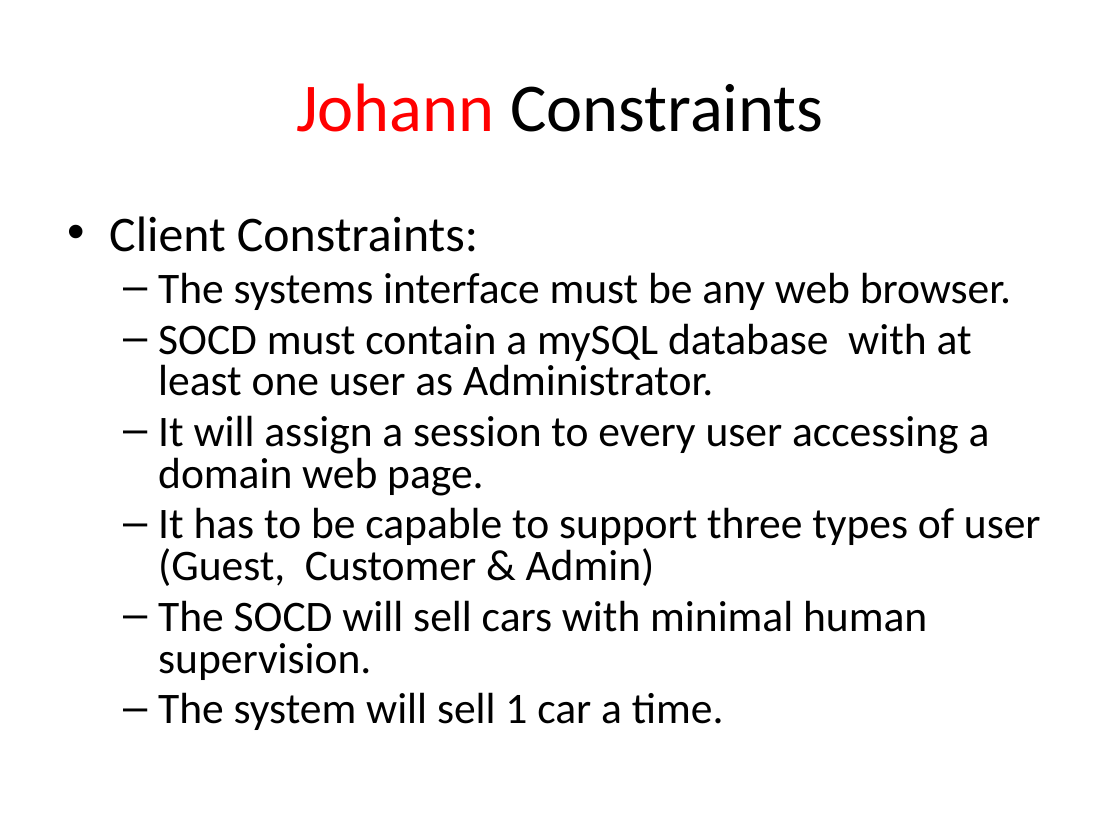
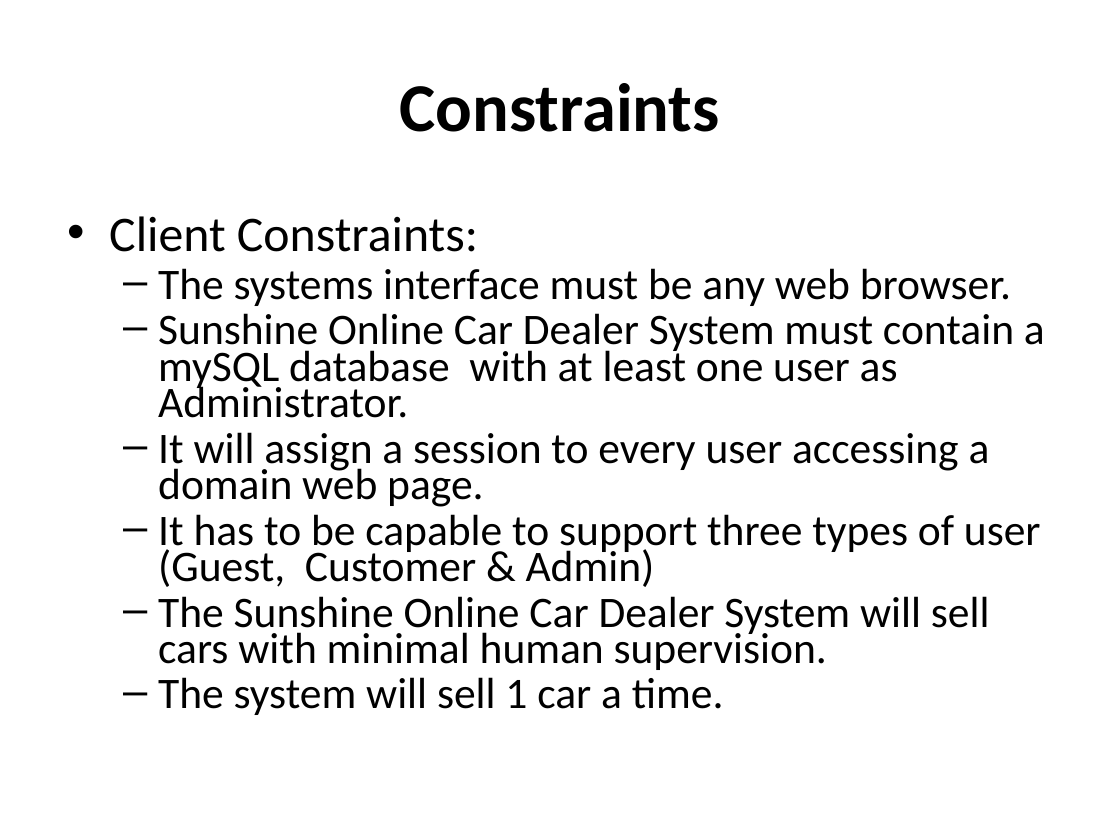
Before and after one commit to cen4010-onlinecardealer/docs, a slide deck: slide 6 of Online+Car+Dealer+System.pptx. Drawn at 1120x840 pixels with LibreOffice and Linux fonts; fonts in the diff are those of the drawing. Boxes give left, top, right and bottom in pixels: in the first picture for what was removed or moved away, otherwise in the second. Text is boxed around its words. In the diff, an @@ line names an element or a change of style, - is before the commit and + after.

```diff
--- a/Online+Car+Dealer+System.pptx
+++ b/Online+Car+Dealer+System.pptx
@@ title at bbox=[400, 83, 720, 132]: text changed; bold on @@
-Johann Constraints
+Constraints
@@ text at bbox=[158, 268, 1041, 715]: line spacing 0.8 to 0.7 @@
@@ text at bbox=[158, 313, 1045, 418]: text changed @@
-  – SOCD must contain a mySQL database with at least one user as Administrator.
+  – Sunshine Online Car Dealer System must contain a mySQL database with at least one user as Administrator.
@@ text at bbox=[158, 596, 990, 670]: text changed @@
-  – The SOCD will sell cars with minimal human supervision.
+  – The Sunshine Online Car Dealer System will sell cars with minimal human supervision.
```
Also in this commit, not shown: 16 other slides changed.
